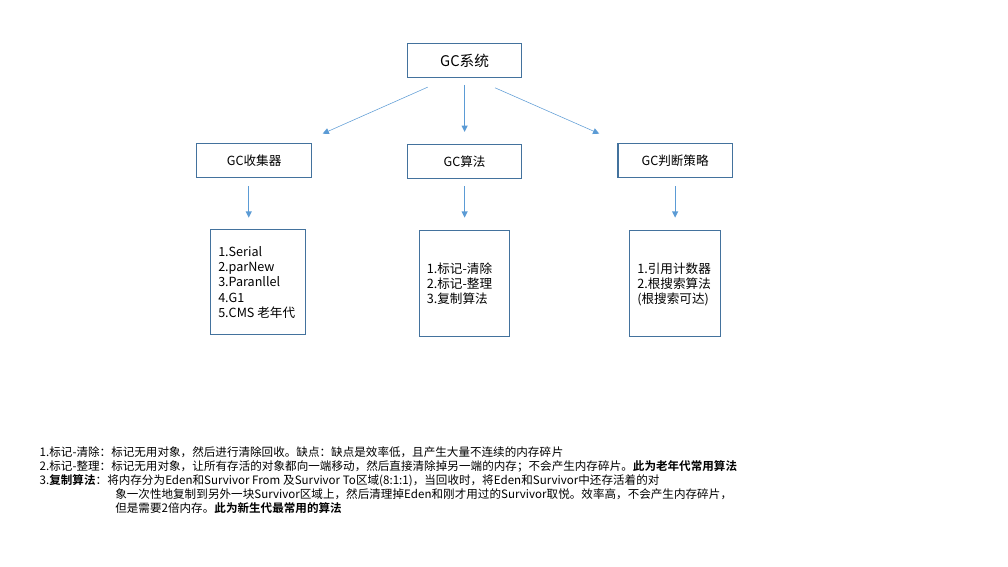
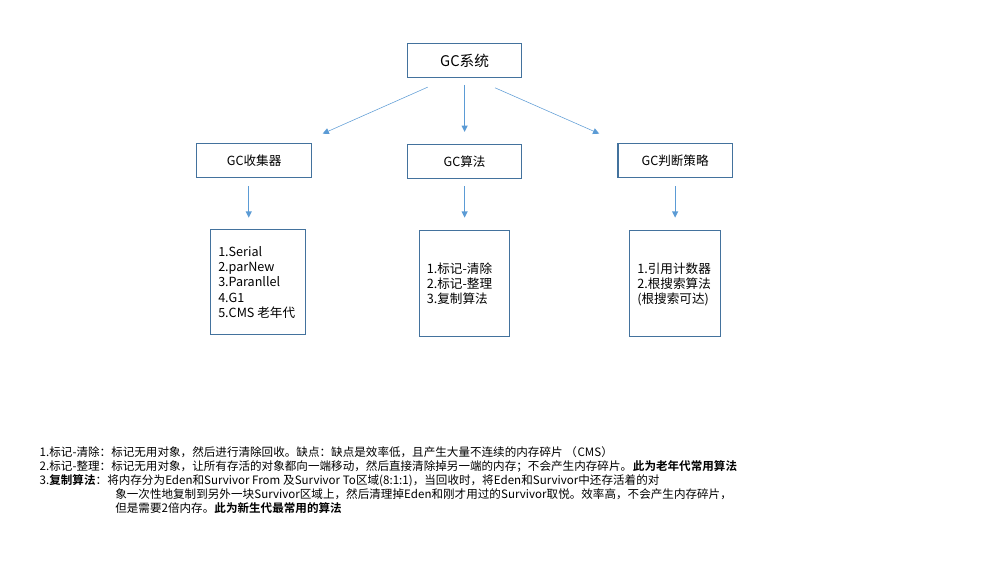
Before and after one commit to dengboyu/future, a slide deck: slide 7 of doc/doc.pptx. Drawn at 1008x567 pixels with LibreOffice and Linux fonts; fonts in the diff are those of the drawing. Boxes give left, top, right and bottom in pixels: in the first picture for what was removed or moved away, otherwise in the second. Text is boxed around its words. In the diff, an @@ line names an element or a change of style, - is before the commit and + after.

Commit message:
udpate

```diff
--- a/doc/doc.pptx
+++ b/doc/doc.pptx
@@ text at (x1=40, y1=446, x2=613, y2=457): text changed @@
-1.标记-清除：标记无用对象，然后进行清除回收。缺点：缺点是效率低，且产生大量不连续的内存碎片
+1.标记-清除：标记无用对象，然后进行清除回收。缺点：缺点是效率低，且产生大量不连续的内存碎片 （CMS）
```
